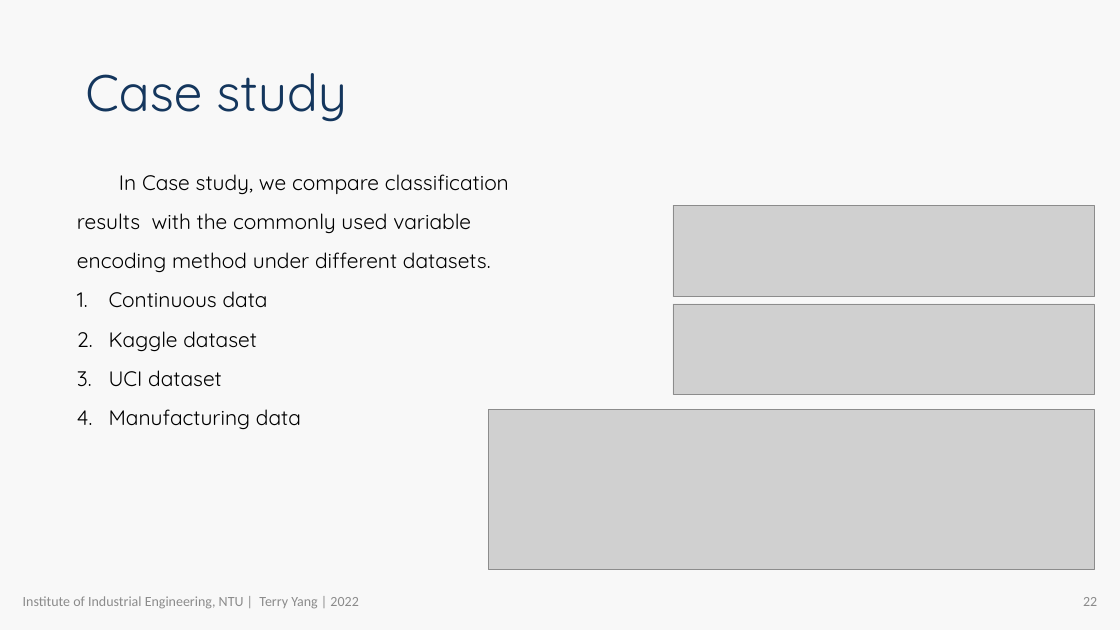
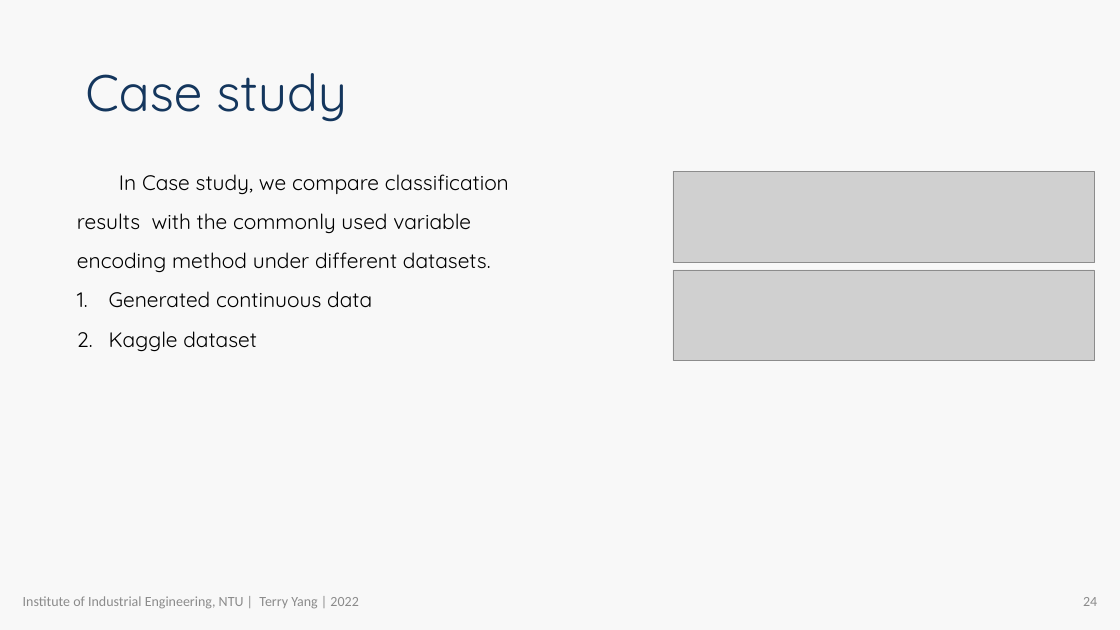
Before and after one commit to R64825/NTUIIE-Research, a slide deck: slide 24 of ppt/APIEMS TerryYang.pptx (slide 22 before the commit). Drawn at 1120x630 pixels with LibreOffice and Linux fonts; fonts in the diff are those of the drawing; grey boxes stand for pictures; background and template pictures are left out. Boxes give left, top, right and bottom in pixels: in the first picture for what was removed or moved away, otherwise in the second. Text is boxed around its words. In the diff, an @@ line names an element or a change of style, - is before the commit and + after.

```diff
--- a/ppt/APIEMS TerryYang.pptx
+++ b/ppt/APIEMS TerryYang.pptx
@@ picture: place and size @@
-picture at (673,205,1094,297)
+picture at (673,171,1094,263)
@@ text at (109,291,372,308): text changed @@
-1. Continuous data
+1. Generated continuous data
@@ picture: place and size @@
-picture at (673,304,1094,395)
+picture at (673,270,1094,360)
@@ text at (109,370,301,429): paragraphs removed @@
-3. UCI dataset
-4. Manufacturing data
@@ picture removed at (489,410,1095,570) @@
@@ page number at (1083,597,1097,606): text changed @@
-22
+24
```
Also in this commit, not shown: 17 other slides changed, 2 slides added, 1 slide removed, 2 other files.
